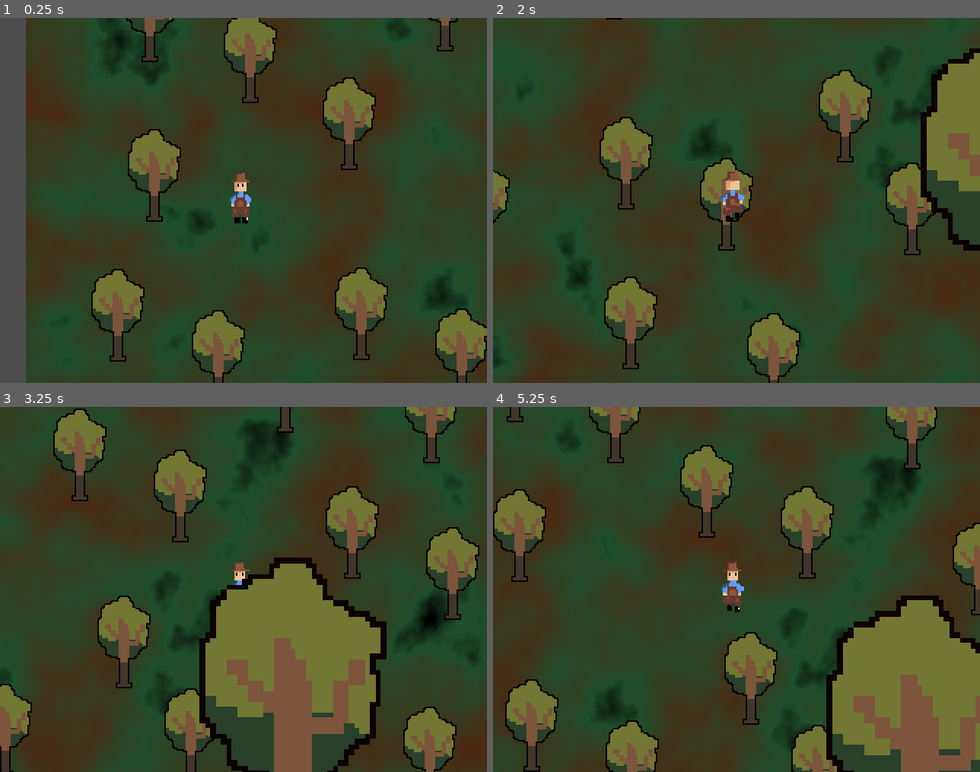
Above: before the commit, frames 1-4 (two rows, left to right).
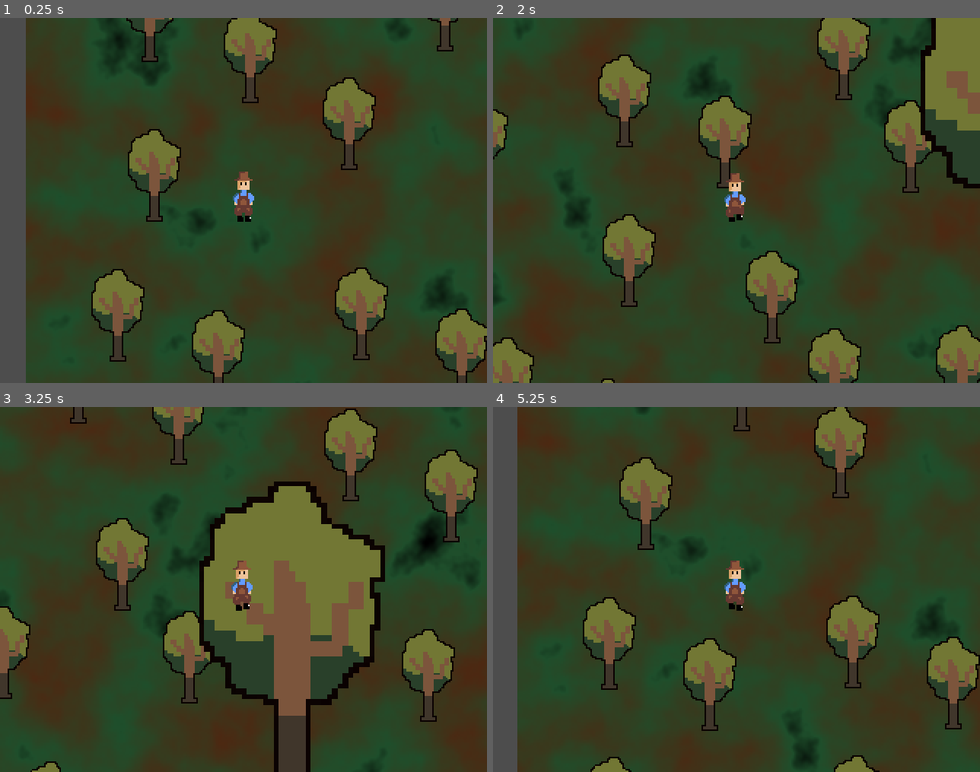
Above: after the commit, the same moments.

Repository: Eren1601/Cyberpunk-Frankenjam
Game: Godot game, scene res://scenes/World.tscn
Two runs of this game, one before a commit and one after it. Both use one fixed random seed, a clock stepped at 60 frames per second and the inputs below.
Inputs:
- Up to frame 1 (0.25 s): no input
- Up to frame 2 (2 s): tap Enter at 0.5 s; hold D (move_right) 0.53-1.28 s; hold S (move_down) from 1.28 s (still down)
- Up to frame 3 (3.25 s): release S (move_down) at 2.03 s; hold D (move_right) 2.03-2.78 s; hold W (move_up) from 2.78 s (still down)
- Up to frame 4 (5.25 s): release W (move_up) at 3.53 s; hold A (move_left) 3.53-5.03 s; hold S (move_down) from 5.03 s (still down)

The runs differ from the first frame. In frame 1, 0.3% of the frame differs, in the area x 47-53%, y 42-57%; in frame 2, 31%; in frame 3, 47%, in the area x 0-100%, y 0-100%; in frame 4, 44%.

Commit message:
collider shit

Diff:
--- a/scenes/Player.tscn
+++ b/scenes/Player.tscn
@@ -240,19 +240,22 @@
 }]
 
 [sub_resource type="CapsuleShape2D" id="CapsuleShape2D_3li8b"]
-radius = 16.0
-height = 32.0
+radius = 4.0
+height = 16.0
 
 [node name="Player" type="CharacterBody2D"]
+z_index = 1
 collision_mask = 2
 script = ExtResource("1_p0vlq")
 
 [node name="AnimatedSprite2D" type="AnimatedSprite2D" parent="."]
+position = Vector2(2, 0)
 sprite_frames = SubResource("SpriteFrames_fq1a3")
 animation = &"idle"
 frame_progress = 0.42452335
 
 [node name="CollisionShape2D" type="CollisionShape2D" parent="."]
+position = Vector2(0, 7)
 shape = SubResource("CapsuleShape2D_3li8b")
 
 [node name="Camera2D" type="Camera2D" parent="."]
--- a/scenes/Tree.tscn
+++ b/scenes/Tree.tscn
@@ -5,9 +5,10 @@
 
 [sub_resource type="CapsuleShape2D" id="CapsuleShape2D_omb14"]
 radius = 3.5
-height = 18.0
+height = 10.0
 
 [node name="Tree" type="Node2D"]
+z_index = 1
 script = ExtResource("1_2cic4")
 
 [node name="Sprite2D" type="Sprite2D" parent="."]
@@ -19,5 +20,5 @@
 collision_layer = 2
 
 [node name="CollisionShape2D" type="CollisionShape2D" parent="StaticBody2D"]
-position = Vector2(0.5, -9)
+position = Vector2(0, -5)
 shape = SubResource("CapsuleShape2D_omb14")
